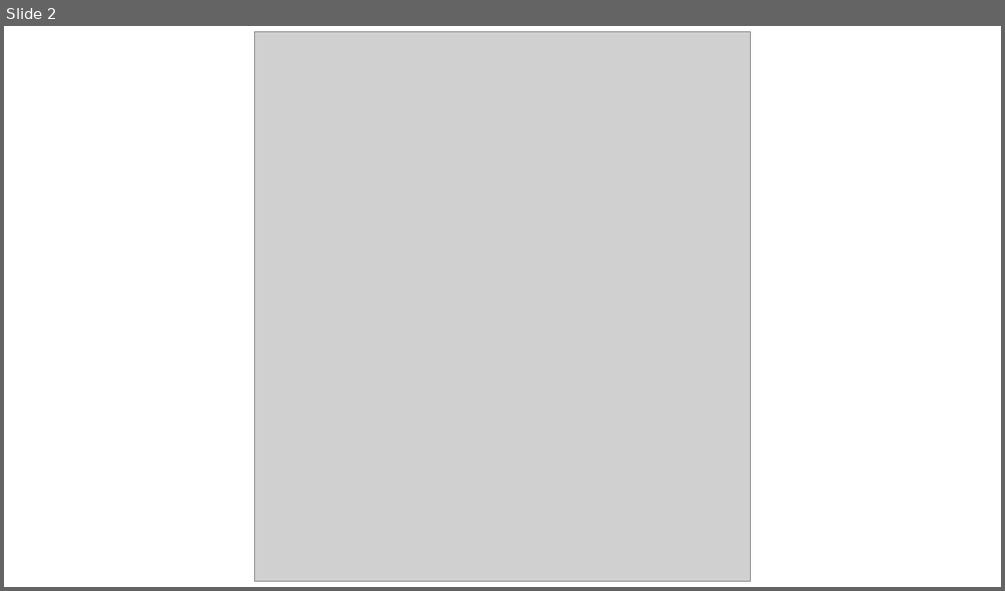
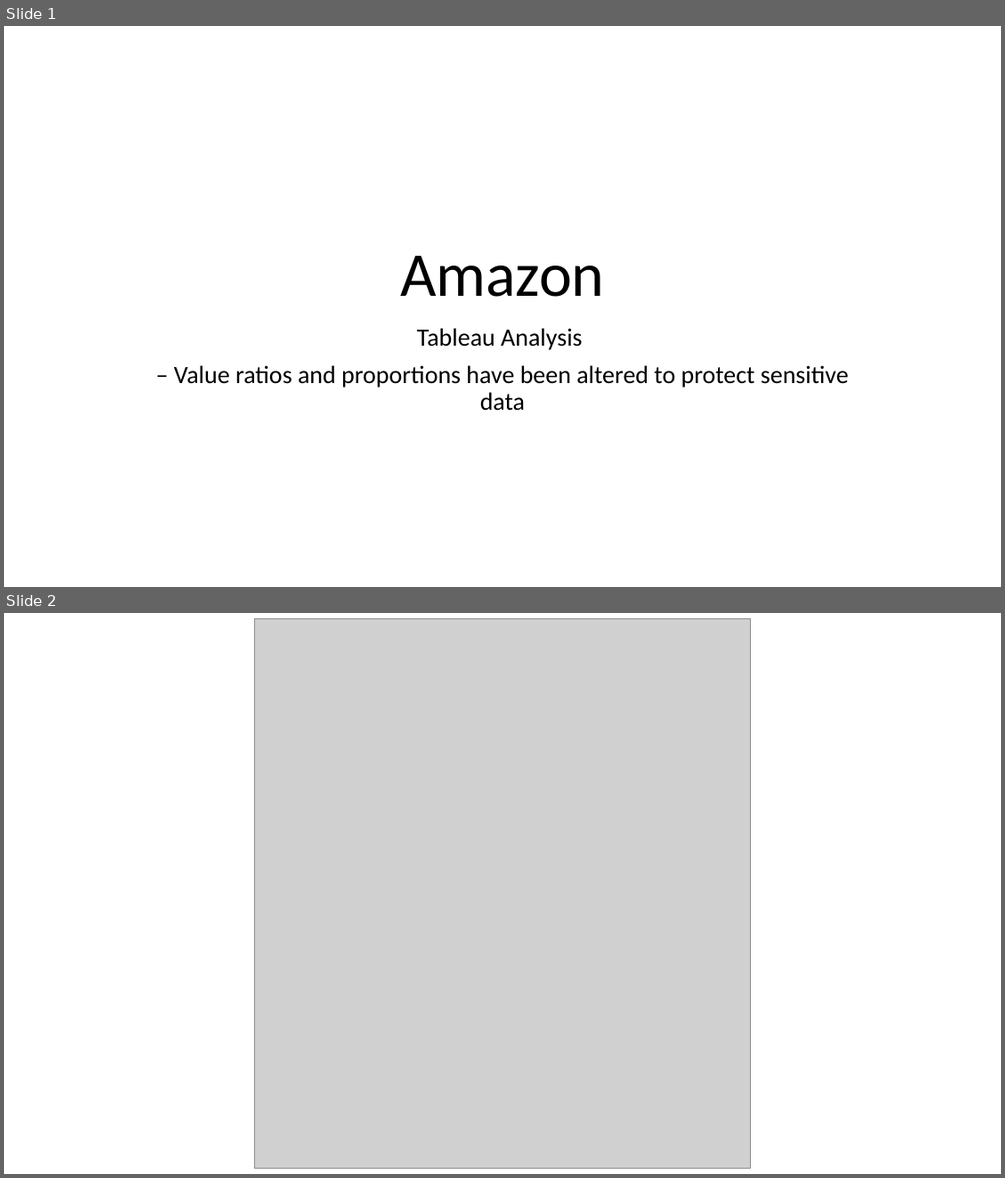
Before and after one commit to zendeaashay/Profile, a slide deck: dashb/Amazon.pptx. Shown one above the other, each under a label of ours: slide 2 before the commit, slides 1 and 2 after it. The pictures are 1005x591 and 1005x1178 pixels, drawn with LibreOffice and Linux fonts; fonts in the diff are those of the drawing; grey boxes stand for pictures. Boxes give left, top, right and bottom in pixels: in the first picture for what was removed or moved away, otherwise in the second. Text is boxed around its words. In the diff, an @@ line names an element or a change of style, - is before the commit and + after.

```diff
--- a/dashb/Amazon.pptx
+++ b/dashb/Amazon.pptx
@@ slide 1 added at (x1=4, y1=26, x2=1001, y2=587), background #FFFFFF @@
@@ title added at (x1=400, y1=256, x2=605, y2=297), 60 pt, text #000000 @@
+Amazon
@@ subtitle added at (x1=174, y1=328, x2=849, y2=410), 24 pt, text #000000 @@
+Tableau Analysis
+– Value ratios and proportions have been altered to protect sensitive data
```
Also in this commit, not shown: 1 slide removed, 2 other files.
